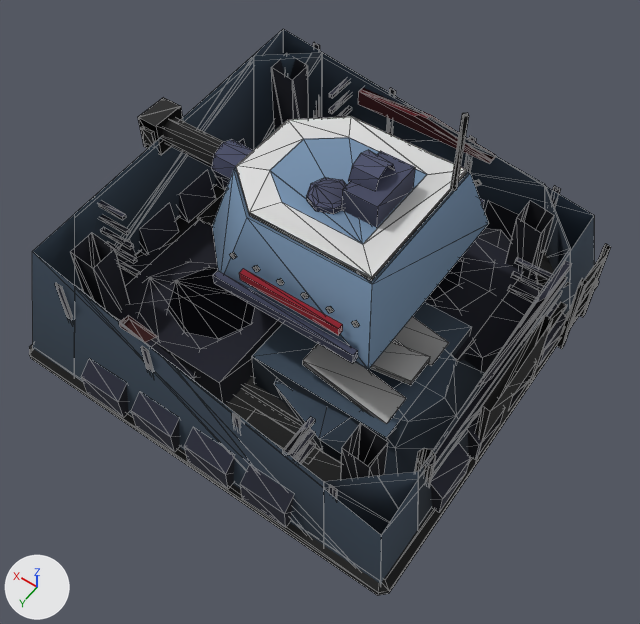
An edit to the glTF model assets/set_v5/veyran_defence_tower_heavily_damaged.glb, drawn before and after from the same camera.
Rendered twice from a 50 mm lens placed at (-2.89, 4.08, 6.47), pointed at (-0.32, 0.48, 0.82). Every picture has the same lights, and +X, +Y and +Z are marked at lower left. The picture after the commit comes second. Mesh edges are drawn as thin lines. Vertices at exactly the same position are counted once.

The first picture shows 'barrel', 'body', 'body.001', 'body.002', 'turret', 'turret.001' and 1 more.
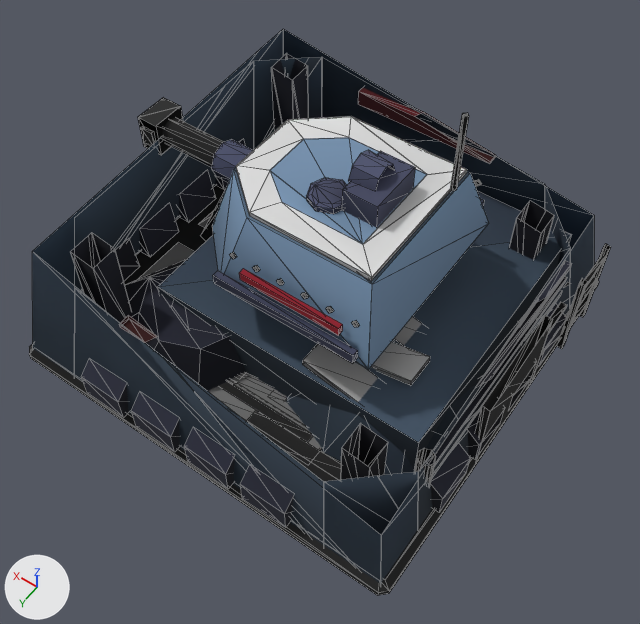
Location of each change, [x1, y1, x2, y2] in pixels of the pictures (640 x 624 px; the box of a moved part takes in the faces that stretch with it):
'body', reshaped: before [29, 42, 611, 595]; after [29, 53, 611, 595]
'body.002', reshaped: before [32, 29, 594, 584]; after [158, 191, 572, 469]
'body.001', reshaped (14% wider, 15% taller): before [75, 53, 570, 534]; after [32, 29, 594, 584]
'turret.001', reshaped (not visible afterwards): before [240, 114, 485, 370]
part 1 of me_mesh_0, rebuilt: before [226, 386, 321, 463]; after [208, 382, 322, 464]
part 2 of me_mesh_0, rebuilt (not visible before): after [219, 382, 312, 442]
part 3 of me_mesh_0, rebuilt (not visible afterwards): before [245, 375, 294, 416]
part 4 of me_mesh_0, rebuilt (not visible afterwards): before [243, 378, 302, 426]
part 5 of me_mesh_0, deleted: before [55, 42, 560, 499]
part 6 of me_mesh_0, reshaped: before [120, 228, 540, 475]; after [247, 411, 341, 481]
part 7 of me_mesh_0, recoloured: [31, 57, 554, 585] in both
part 8 of me_mesh_3, rebuilt (14% wider, 15% taller): before [75, 53, 570, 534]; after [32, 29, 594, 584]
part 9 of me_mesh_3, rebuilt (not visible afterwards): before [369, 369, 402, 388]
part 10 of me_mesh_3, rebuilt (not visible afterwards): before [427, 259, 463, 300]
part 11 of me_mesh_3, rebuilt: before [168, 268, 255, 339]; after [172, 302, 225, 335]
part 12 of me_mesh_3, deleted: before [362, 88, 494, 161]
part 13 of me_mesh_4, deleted: before [240, 171, 467, 279]
part 14 of me_mesh_4, recoloured: before [368, 114, 485, 370]
part 15 of me_mesh_6, moved or reshaped: before [425, 237, 523, 363]; after [158, 191, 572, 469]
part 16 of me_mesh_6, moved or reshaped (not visible afterwards): before [235, 384, 308, 438]
part 17 of me_mesh_6, deleted: before [197, 194, 224, 227]
part 18 of me_mesh_6, deleted: before [115, 220, 282, 405]
part 19 of me_mesh_6, deleted (blue): before [252, 302, 471, 443]

Diff of the bpy script that builds the scene:
```diff
--- a/assets/set_v5/veyran_defence_tower_heavily_damaged.glb.py
+++ b/assets/set_v5/veyran_defence_tower_heavily_damaged.glb.py
@@ me_mesh_0 @@
 # used by ob_body; parent = ob_veyran_defence_tower_heavily_damaged_lod0; location = (0.0, 0.0, 0.0)
-me_mesh_0.from_pydata(...)  # 1259 vertices, 1447 faces; spans x -1.95..1.9, y -1.89..1.89, z 0.0..1.46
+me_mesh_0.from_pydata(...)  # 763 vertices, 744 faces; spans x -1.95..1.9, y -1.89..1.89, z 0.0..1.46
+# me_mesh_0 part 1: the loose piece of 8 vertices spanning x -0.83..0.4, y 1.09..1.37, z 0.12..0.16 is rebuilt with 4 vertices and now spans x -0.83..0.4, y 1.09..1.37, z 0.14
+# me_mesh_0 part 2: the loose piece of 8 vertices spanning x -0.71..0.85, y 0.92..1.2, z 0.12..0.16 is rebuilt with 4 vertices and now spans x -0.71..0.85, y 0.92..1.2, z 0.14
+# me_mesh_0 part 3: the loose piece of 8 vertices spanning x -0.83..0.96, y 0.81..1.09, z 0.12..0.16 is rebuilt with 4 vertices and now spans x -0.83..0.96, y 0.81..1.09, z 0.14
+# me_mesh_0 part 4: the loose piece of 8 vertices spanning x -0.79..0.95, y 0.83..1.11, z 0.12..0.16 is rebuilt with 4 vertices and now spans x -0.79..0.95, y 0.83..1.11, z 0.14
+# me_mesh_0 part 5: 29 loose pieces with 336 vertices, spanning x -1.7..1.7, y -1.71..1.71, z 0.12..1.45, are deleted
+# me_mesh_0 part 6: 112 vertices removed from x -1.76..1.67, y -1.62..1.61, z 0.12..0.42; 16 vertices added at x -1.47..1.12, y -1.36..1.49, z 0.14
+# me_mesh_0 part 7: 91 kept faces spanning x -1.95..1.9, y -1.89..1.89, z 0.0..1.45 get new vertex colours
+# other edits to the shape of me_mesh_0 do not show in these pictures
 me_mesh_0.materials.append(mat_paint)
@@ me_mesh_3 @@
 # used by ob_body_001; parent = ob_veyran_defence_tower_heavily_damaged_lod1; location = (0.0, 0.0, 0.0)
-me_mesh_3.from_pydata(...)  # 290 vertices, 355 faces; spans x -1.85..1.85, y -1.85..1.85, z 0.0..1.53
+me_mesh_3.from_pydata(...)  # 140 vertices, 134 faces; spans x -1.85..1.85, y -1.85..1.85, z 0.0..1.57
+# me_mesh_3 part 8: the loose piece of 40 vertices spanning x -1.85..1.85, y -1.85..1.85, z 0.0..1.53 is rebuilt with 20 vertices and now spans x -1.85..1.85, y -1.85..1.85, z 0.0..1.57
+# me_mesh_3 part 9: the loose piece of 24 vertices spanning x -1.48..0.08, y -0.37..1.05, z 0.12..0.57 is rebuilt with 16 vertices and now spans x -1.48..0.08, y -0.4..0.98, z 0.12..0.57
+# me_mesh_3 part 10: the loose piece of 24 vertices spanning x -1.41..-0.05, y -1.42..-0.03, z 0.12..0.44 is rebuilt with 16 vertices and now spans x -1.4..-0.05, y -1.37..0.02, z 0.12..0.44
+# me_mesh_3 part 11: the loose piece of 24 vertices spanning x 0.08..1.39, y 0.02..1.37, z 0.12..0.55 is rebuilt with 16 vertices and now spans x 0.08..1.39, y -0.03..1.32, z 0.12..0.55
+# me_mesh_3 part 12: the loose piece of 16 vertices spanning x -0.7..0.7, y -1.66..-1.6, z 1.1..1.25 is deleted
+# other edits to the shape of me_mesh_3 do not show in these pictures
 me_mesh_3.materials.append(mat_paint)
@@ me_mesh_3 @@
 me_mesh_3.materials.append(mat_rubber)
-me_mesh_3.materials.append(mat_accent)
@@ me_mesh_4 @@
 # used by ob_turret_001; parent = ob_body_001; location = (-0.1, 0.0, 1.115)
 # verts and faces of me_mesh_4; kept vertices keep their numbers, new ones are numbered from 38
-me_mesh_4.from_pydata(...)  # 38 vertices, 54 faces; spans x -0.95..0.9, y -0.9..0.9, z 0.0..1.39
+me_mesh_4.from_pydata(...)  # 32 vertices, 42 faces; spans x -0.95..0.9, y -0.9..0.9, z 0.0..1.39
+# me_mesh_4 part 13
+delete_vertices([20, 21, 23, 25, 27, 29])  # with the faces that use them
+# me_mesh_4 part 14: 35 kept faces spanning x -0.95..0.9, y -0.9..0.9, z 0.0..1.39 get new vertex colours
 me_mesh_4.materials.append(mat_paint)
@@ me_mesh_6 @@
 # used by ob_body_002; parent = ob_veyran_defence_tower_heavily_damaged_lod2; location = (0.0, 0.0, 0.0)
-me_mesh_6.from_pydata(...)  # 112 vertices, 88 faces; spans x -1.85..1.85, y -1.85..1.85, z 0.0..1.57
+me_mesh_6.from_pydata(...)  # 88 vertices, 58 faces; spans x -1.85..1.85, y -1.85..1.85, z 0.0..1.57
+# me_mesh_6 part 15: the loose piece of 8 vertices spanning x -1.36..-0.06, y -1.31..-0.01, z 0.12..0.44 is scaled about its middle by (2, 2, 1.62), then moved by (0.46, 0.31, 0.1), in mat_paint
+# me_mesh_6 part 16: the loose piece of 4 vertices spanning x -0.71..0.85, y 0.92..1.2, z 0.16 is moved by (0.0, 0.0, -0.02)
+# me_mesh_6 part 17: the loose piece of 8 vertices spanning x 0.06..1.36, y -1.22..0.08, z 0.12..0.56 is deleted
+# me_mesh_6 part 18: the loose piece of 8 vertices spanning x 0.04..1.34, y 0.06..1.36, z 0.12..0.55 is deleted
+# me_mesh_6 part 19: the loose piece of 8 vertices spanning x -1.32..-0.02, y -0.28..1.02, z 0.12..0.57 is deleted
+# other edits to the shape of me_mesh_6 do not show in these pictures
 me_mesh_6.materials.append(mat_paint)
-me_mesh_6.materials.append(mat_paint2)
 me_mesh_6.materials.append(mat_team)
-me_mesh_6.materials.append(mat_metal)
 me_mesh_6.materials.append(mat_rubber)
```
